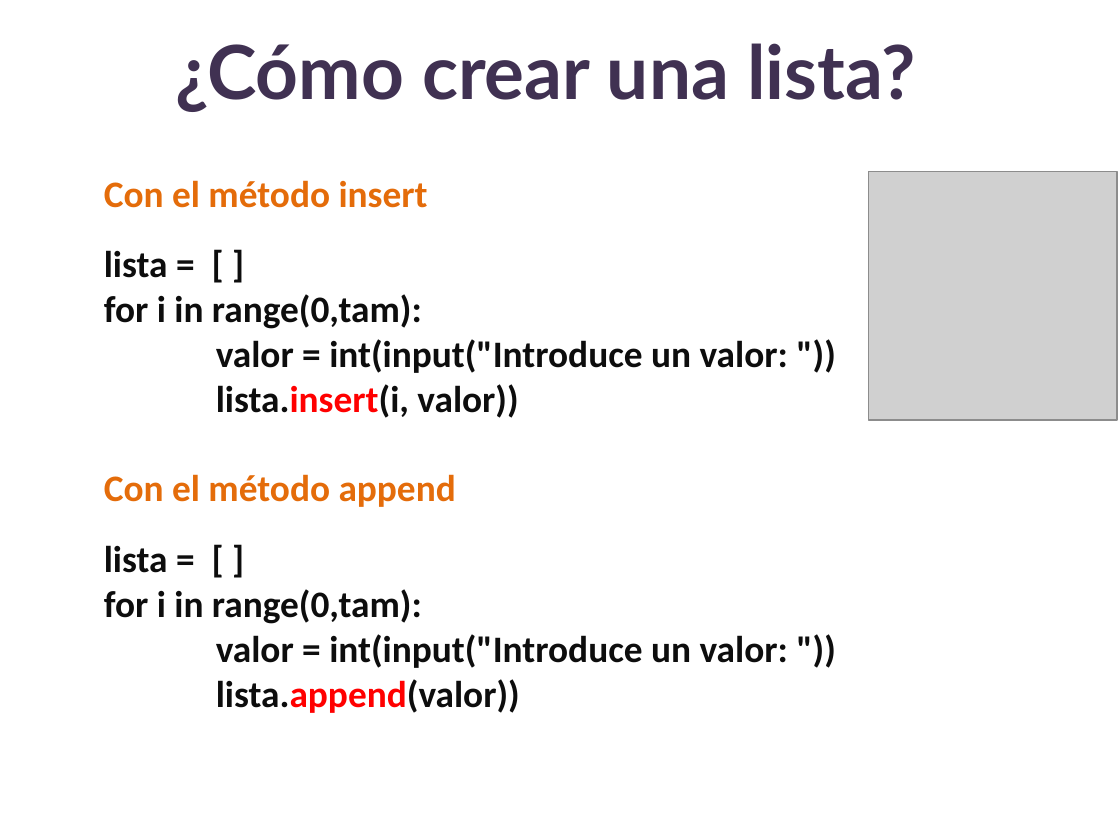
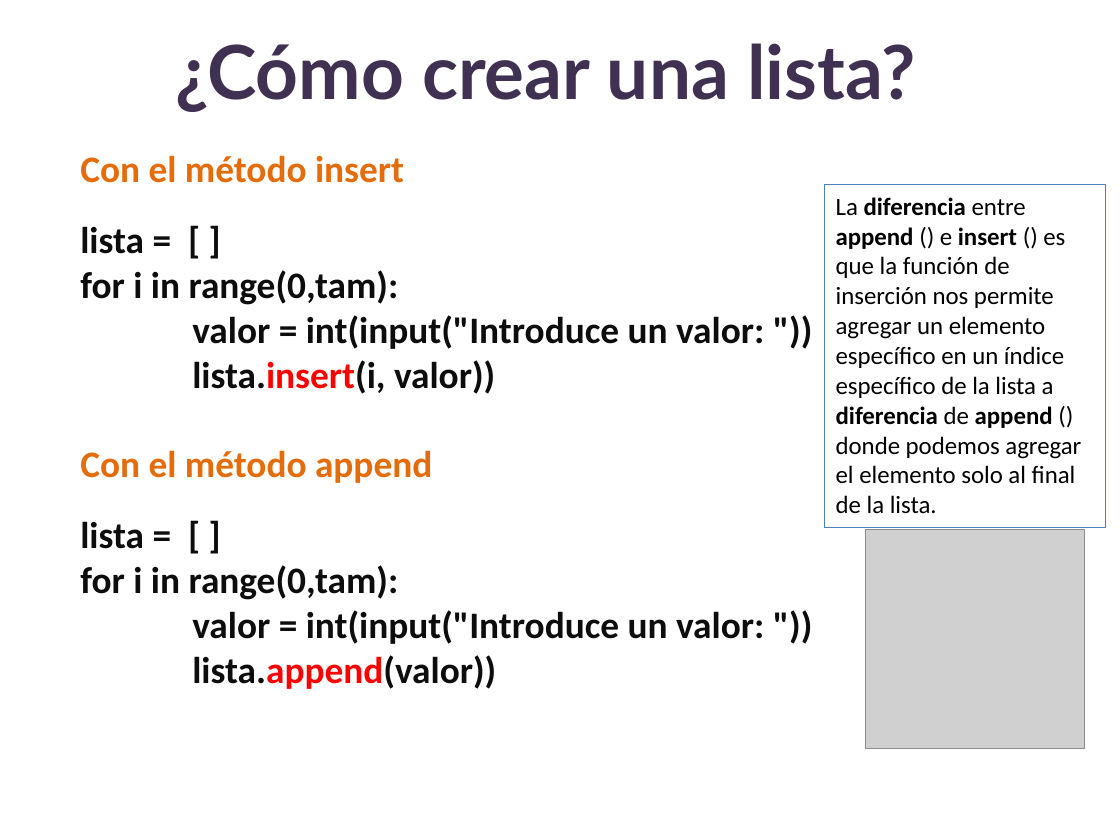
Before and after one commit to lizetheP/PensamientoC, a slide deck: slide 31 of CalendarioAgo20L/presentaciones/9_ListasArreglos.pptx. Drawn at 1120x840 pixels with LibreOffice and Linux fonts; fonts in the diff are those of the drawing; grey boxes stand for pictures. Boxes give left, top, right and bottom in pixels: in the first picture for what was removed or moved away, otherwise in the second. Text is boxed around its words. In the diff, an @@ line names an element or a change of style, - is before the commit and + after.

```diff
--- a/CalendarioAgo20L/presentaciones/9_ListasArreglos.pptx
+++ b/CalendarioAgo20L/presentaciones/9_ListasArreglos.pptx
@@ text "Con el método insert": place and size @@
-text "Con el método insert" at [104, 180, 788, 713]
+text "Con el método insert" at [80, 155, 764, 689]
@@ rectangle added at [824, 185, 1105, 528], outline #4F81BD 0.75 pt, 16 pt, text #000000 @@
+La diferencia entre append () e insert () es que la función de inserción nos permite agregar un elemento específico en un índice específico de la lista a diferencia de append () donde podemos agregar el elemento solo al final de la lista.
@@ picture: place and size @@
-picture at [869, 171, 1118, 420]
+picture at [866, 530, 1084, 748]
```
Also in this commit, not shown: 4 other slides changed.
